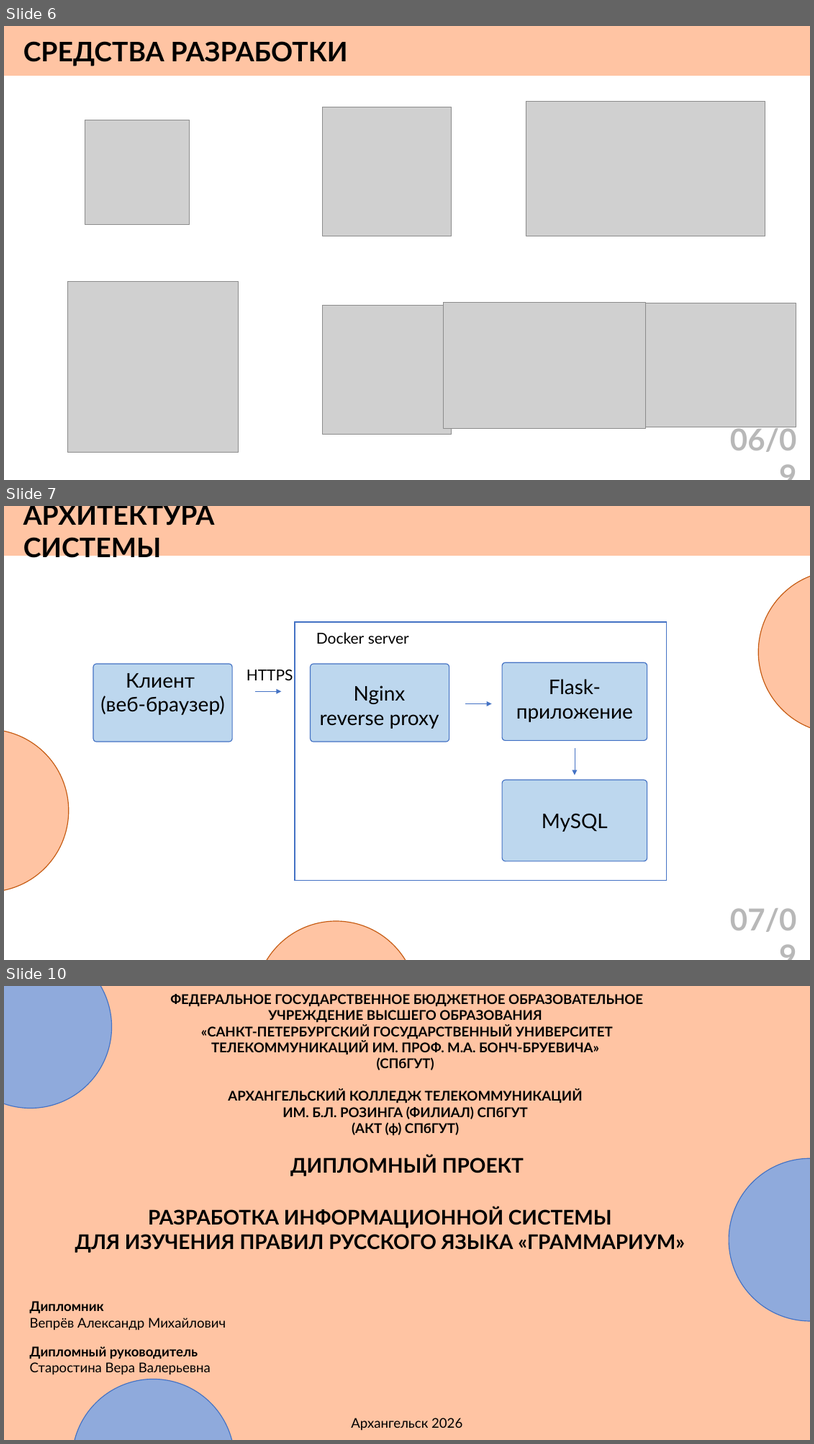
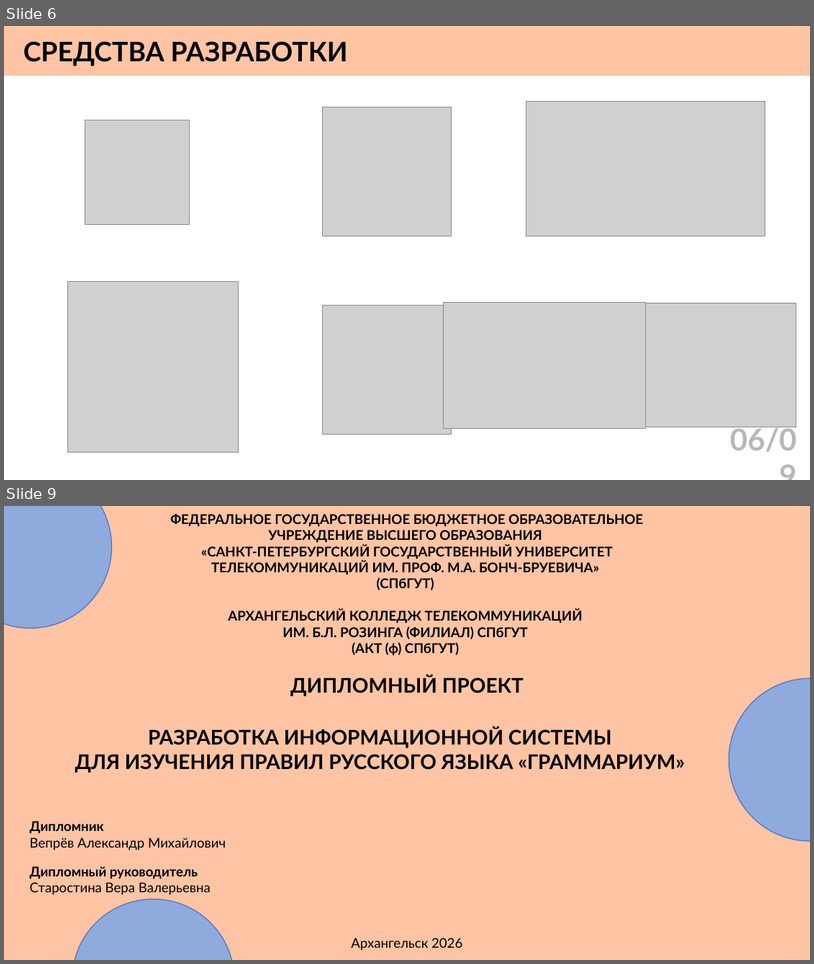
Before and after one commit to AngelGrinota/presentation, a slide deck: презентация.pptx. Shown one above the other, each under a label of ours: slides 6, 7 and 10 before the commit, slides 6 and 9 after it; the slides between them are not shown. The pictures are 814x1444 and 814x964 pixels, drawn with LibreOffice and Linux fonts; fonts in the diff are those of the drawing; grey boxes stand for pictures. Boxes give left, top, right and bottom in pixels: in the first picture for what was removed or moved away, otherwise in the second. Text is boxed around its words. In the diff, an @@ line names an element or a change of style, - is before the commit and + after.

```diff
--- a/презентация.pptx
+++ b/презентация.pptx
@@ slide 7 removed at bbox=[4, 506, 810, 960], background #FFFFFF @@
@@ rectangle removed at bbox=[4, 506, 810, 556] @@
@@ text removed at bbox=[23, 506, 215, 563] @@
-АРХИТЕКТУРА СИСТЕМЫ
@@ ellipse removed at bbox=[759, 571, 810, 734] @@
@@ rectangle removed at bbox=[295, 622, 667, 880] @@
@@ text removed at bbox=[316, 632, 409, 644] @@
-Docker server
@@ rounded rectangle removed at bbox=[93, 664, 233, 742] @@
-Клиент
-(веб-браузер)
@@ text removed at bbox=[247, 669, 293, 680] @@
-HTTPS
@@ rounded rectangle removed at bbox=[311, 664, 450, 742] @@
@@ rounded rectangle removed at bbox=[502, 663, 648, 741] @@
@@ arrow removed from (255, 691) to (282, 691) @@
@@ text removed at bbox=[320, 685, 440, 728] @@
-Nginx reverse proxy
@@ text removed at bbox=[517, 679, 633, 722] @@
-Flask-приложение
@@ arrow removed from (466, 704) to (492, 704) @@
@@ ellipse removed at bbox=[4, 729, 69, 892] @@
@@ arrow removed from (575, 747) to (575, 775) @@
@@ rounded rectangle removed at bbox=[502, 780, 648, 860] @@
-MySQL
@@ text removed at bbox=[730, 908, 797, 932] @@
-07/09
@@ ellipse removed at bbox=[255, 921, 418, 960] @@
@@ what was slide 10 is now slide 9 @@
```
Also in this commit, not shown: 3 slides changed, 1 other file.
